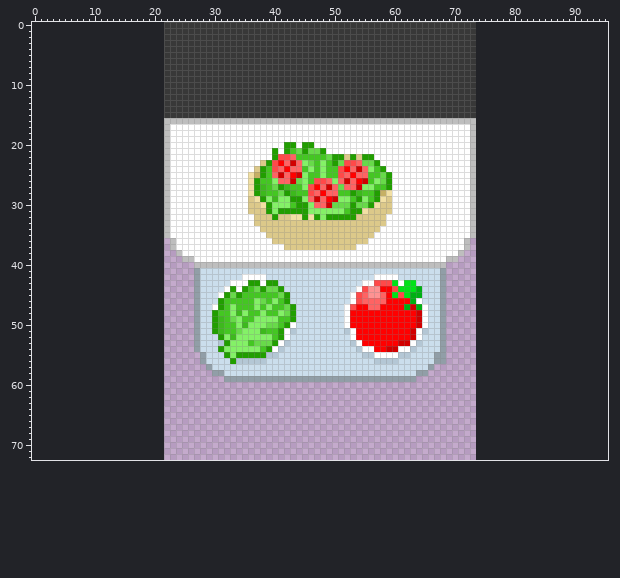
One commit to this pixel-art file: overcooked/UI/Recipes/Salads/Recipe_Salad_2.aseprite. Above is the file before it was changed.
52x73 pixels, 1 frame. The old version is drawn lined up with the new one, on the new canvas.
The same view after the edit:
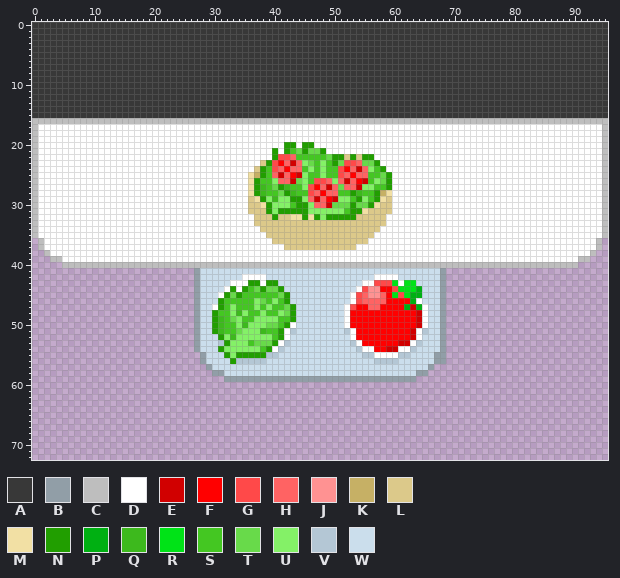
Palette (. is transparent): A #383838  B #919ea7  C #bebebe  D #ffffff  E #d10000  F #ff0000  G #ff4949  H #ff6363  J #ff9292  K #c6b065  L #dcc98a  M #f2e0a4  N #219e00  P #00b012  Q #3db91d  R #00e317  S #44c722  T #68da4a  U #84f167  V #b4c7d5  W #cbdeec
Log entry: Recipe expiration progress bar
Edits made:
canvas 52x73 -> 96x73, the old top-left corner now at 22,0
Colour A is added in rows 0 to 15 at x 0 to 21 and 74 to 95.
Colour C is added in row 16 at x 0 to 21 and 74 to 95; in rows 17 to 35 at x 0 and 95; in rows 36 to 37 at x 1 and 94; in row 38 at x 2 and 93; in row 39 at x 3 to 4 and 91 to 92; in row 40 at x 5 to 26 and 69 to 90.
Colour D is added in rows 17 to 35 at x 1 to 21 and 74 to 94; in rows 36 to 37 at x 2 to 22 and 73 to 93; in row 38 at x 3 to 23 and 72 to 92; in row 39 at x 5 to 24 and 71 to 90.
Colour D replaces colour C in rows 17 to 35 at x 22 and 73; in rows 36 to 37 at x 23 and 72; in row 38 at x 24 and 71; in row 39 at x 25 to 26 and 69 to 70.
Where, in picture pixels (left, top, right, bottom), the same in both pictures:
changed: (32, 22, 194, 268)
changed: (446, 22, 608, 268)
